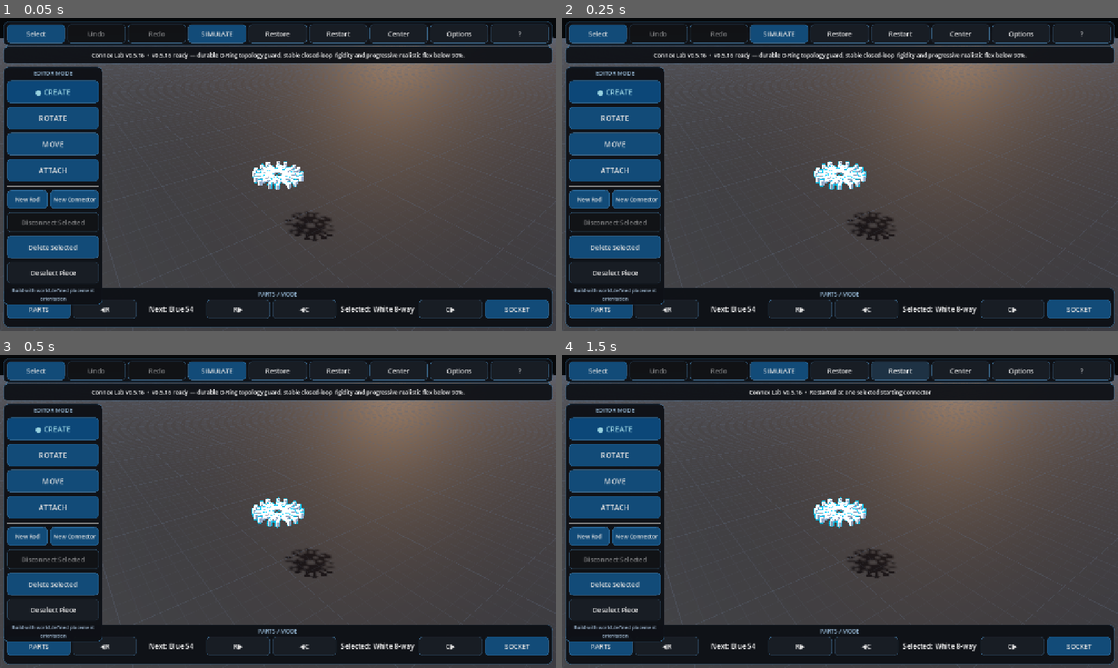
Above: before the commit, frames 1-4 (two rows, left to right).
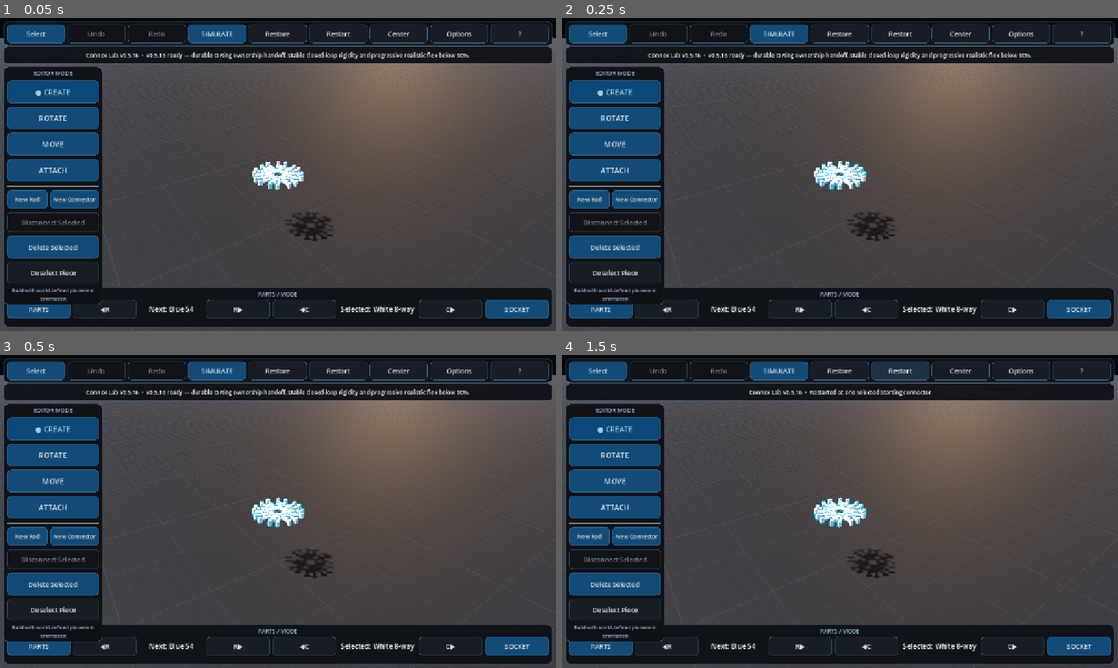
Above: after the commit, the same moments.

Repository: pixel375/connex
Game: Godot game, scene res://Main.tscn
Same seed, same stepped clock (60 frames per second), same inputs: the game is played once before the commit and once after it.
Inputs:
- Up to frame 1 (0.05 s): no input
- Up to frame 2 (0.25 s): no input
- Up to frame 3 (0.5 s): no input
- Up to frame 4 (1.5 s): click "Restart" at 0.5 s; click "Restart" at 1.25 s

The runs differ from the first frame. In frame 1, 0.8% of the frame differs, in the area x 15-85%, y 10-14%; in frame 2, 0.8%; in frame 3, 0.8%; in frame 4, nothing differs.

Commit message:
fix: hand off O-Ring ownership after hub tunnelling

Diff:
--- a/scripts/main_v073.gd
+++ b/scripts/main_v073.gd
@@ -3,8 +3,6 @@
 const VERSION_073 := "0.5.16"
 const STRUCTURE_FLEX_CURVE_POWER_V073 := 1.75
 const STRUCTURE_FLEX_RIGID_THRESHOLD_V073 := 90.0
-const AXLE_HUB_PASS_GUARD_SPACING_V073 := 0.62
-const AXLE_HUB_ORDER_EPS_V073 := 0.001
 
 var axle_order_groups_v073: Array = []
 var axle_order_guard_events_v073: int = 0
@@ -14,7 +12,7 @@
 	super._ready()
 	if update_status_v021 != null:
 		_set_update_status_v021("Current version: v%s" % VERSION_073)
-	_status("v0.5.16 ready — durable O-Ring topology guard, stable closed-loop rigidity and progressive realistic flex below 90%.")
+	_status("v0.5.16 ready — durable O-Ring ownership handoff, stable closed-loop rigidity and progressive realistic flex below 90%.")
 
 
 func _status(text: String) -> void:
@@ -64,11 +62,8 @@
 			continue
 		var is_cycle: bool = bool(joint.get_meta("sim_soft_socket_cycle_v064", false))
 		var applied_flex: float = cycle_relief if high_end and is_cycle else global_flex
-		# v0.5.15 was stable because ordinary fixed joints were never rewritten at
-		# the default high-rigidity setting. Jolt can materially change behavior
-		# when live 6DOF limits are written even when the numeric value remains 0.
-		# Preserve that exact path. We only touch an ordinary high-end joint when
-		# this helper previously made it flexible and must now restore it to fixed.
+		# Preserve the stable v0.5.15 high-end path: ordinary fixed joints do not
+		# get rewritten merely to set their already-zero angular limits to zero.
 		var prior_flex: float = float(joint.get_meta("sim_structure_flex_rad_v066", 0.0))
 		var must_write: bool = not high_end or is_cycle or absf(prior_flex) > 0.000001
 		if must_write:
@@ -98,13 +93,11 @@
 	var legacy_component: Array = _fixed_component_v020(connector, excluded_uid)
 	if legacy_component.is_empty():
 		legacy_component = [connector]
-	# Ordinary axle assemblies use exactly the proven v0.5.15 component path.
-	# Only fall back to host-excluding traversal when another fixed route really
-	# loops back to the host axle, the complex case this v0.5.16 safeguard exists
-	# to handle.
 	if not is_instance_valid(host_rod) or not (host_rod in legacy_component):
 		return legacy_component
 
+	# Only a complex fixed loop can put the host axle into the connector-side
+	# component. In that case traverse the same fixed graph but stop at host_rod.
 	var result: Array = []
 	var queue: Array = [connector]
 	var seen: Dictionary = {connector.get_instance_id(): true}
@@ -130,17 +123,14 @@
 
 
 # -----------------------------------------------------------------------------
-# Durable O-Ring stops without artificial per-hub floors
+# Durable O-Ring stops with event-driven boundary ownership
 #
-# Keep the stable nearest-hub ownership used by v0.5.15: only the lowest hub in
-# an O-Ring segment owns its lower boundary and only the highest owns its upper
-# boundary. Interior hubs stack through normal connector collision.
-#
-# The missing case from larger device builds was tunnelling: an interior hub can
-# pass completely through the current boundary owner in one physics step and is
-# then free to continue through the O-Ring. Record the original hub order and
-# correct only an actual post-step order reversal. Normal Jolt contact therefore
-# resolves ordinary hub collisions without custom pre-emptive velocity changes.
+# The proven v0.5.15 model gives only the outer AXLE hubs in an O-Ring segment
+# finite O-Ring/rod-end bounds; interior hubs stack by ordinary connector
+# collision. Rare high-energy Jolt steps can tunnel one hub through another.
+# Do not fight that by moving bodies or injecting velocity. If actual hub order
+# changes, hand the finite boundaries to the hubs that are now outermost. The
+# normal v0.5.15 stop solver then catches whichever hub reaches the O-Ring.
 # -----------------------------------------------------------------------------
 
 func _build_axle_stop_ranges_v070() -> void:
@@ -216,10 +206,10 @@
 			if segment < rings.size():
 				upper_boundary = float(rings[segment]) - O_RING_AXLE_CLEARANCE_V070
 
-			var ordered_guards: Array = []
+			var ordered_hubs: Array = []
 			for i in range(segment_axles.size()):
 				var axle := segment_axles[i] as Dictionary
-				var stop := {
+				axle_stop_ranges_v070.append({
 					"connector": axle.get("connector"),
 					"rod": rod,
 					"uid": int(axle.get("uid", -1)),
@@ -229,88 +219,101 @@
 					"segment": segment,
 					"segment_index": i,
 					"segment_size": segment_axles.size(),
-				}
-				axle_stop_ranges_v070.append(stop)
-				ordered_guards.append({
+				})
+				ordered_hubs.append({
 					"connector": axle.get("connector"),
 					"rod": rod,
 					"uid": int(axle.get("uid", -1)),
 				})
-			# With one or two hubs there is no interior hub that can bypass a
-			# boundary owner. Leave the proven v0.5.15 path completely untouched.
-			# The topology guard is reserved for 3+ hubs, where an interior hub
-			# genuinely has no O-Ring boundary of its own.
-			if ordered_guards.size() > 2:
+			if ordered_hubs.size() > 1:
 				axle_order_groups_v073.append({
 					"rod": rod,
-					"hubs": ordered_guards,
+					"hubs": ordered_hubs,
 					"segment": segment,
 					"lower": lower_boundary,
 					"upper": upper_boundary,
 				})
 
 
-func _hub_guard_axial_speed_v073(guard: Dictionary, axis: Vector3, rod: RigidBody3D) -> float:
-	var connector := guard.get("connector") as RigidBody3D
-	if not is_instance_valid(connector) or not is_instance_valid(rod):
-		return 0.0
-	return (connector.linear_velocity - rod.linear_velocity).dot(axis)
-
-
-func _guard_component_contains_v073(guard: Dictionary, body: RigidBody3D) -> bool:
-	if not is_instance_valid(body):
+func _current_hub_order_v073(group: Dictionary) -> Array:
+	var rod := group.get("rod") as RigidBody3D
+	var ordered: Array = (group.get("hubs", []) as Array).duplicate()
+	if not is_instance_valid(rod):
+		return ordered
+	ordered.sort_custom(func(a: Dictionary, b: Dictionary) -> bool:
+		var body_a := a.get("connector") as RigidBody3D
+		var body_b := b.get("connector") as RigidBody3D
+		if not is_instance_valid(body_a):
+			return false
+		if not is_instance_valid(body_b):
+			return true
+		return _rod_local_along_v070(body_a, rod) < _rod_local_along_v070(body_b, rod)
+	)
+	return ordered
+
+
+func _same_hub_order_v073(a: Array, b: Array) -> bool:
+	if a.size() != b.size():
 		return false
-	for value in _stop_component_v071(guard):
-		var member := value as RigidBody3D
-		if is_instance_valid(member) and member == body:
-			return true
-	return false
-
-
-# Leave ordinary approaching hubs entirely to Jolt. Pre-step prediction was
-# injecting velocity changes into attached assemblies before real contact and
-# could manufacture energy in the mixed O-Ring fixture.
-func _predict_axle_order_v073(_delta: float) -> void:
-	pass
-
-
-func _correct_axle_order_v073() -> void:
+	for i in range(a.size()):
+		if (a[i] as Dictionary).get("connector") != (b[i] as Dictionary).get("connector"):
+			return false
+	return true
+
+
+func _handoff_axle_stop_ownership_v073() -> bool:
 	if not simulating:
-		return
+		return false
+	var any_changed := false
 	for group_value in axle_order_groups_v073:
 		var group := group_value as Dictionary
 		var rod := group.get("rod") as RigidBody3D
 		if not is_instance_valid(rod):
 			continue
-		var axis: Vector3 = _rod_axis_v020(rod).normalized()
+		var previous: Array = group.get("hubs", []) as Array
+		var current: Array = _current_hub_order_v073(group)
+		if _same_hub_order_v073(previous, current):
+			continue
+		var segment: int = int(group.get("segment", 0))
+		var lower_boundary: float = float(group.get("lower", -INF))
 		var upper_boundary: float = float(group.get("upper", INF))
-		var hubs: Array = group.get("hubs", []) as Array
-		for i in range(hubs.size() - 1):
-			var low := hubs[i] as Dictionary
-			var high := hubs[i + 1] as Dictionary
-			var low_body := low.get("connector") as RigidBody3D
-			var high_body := high.get("connector") as RigidBody3D
-			if not is_instance_valid(low_body) or not is_instance_valid(high_body):
-				continue
-			if _guard_component_contains_v073(low, high_body) or _guard_component_contains_v073(high, low_body):
-				continue
-			var low_along: float = _rod_local_along_v070(low_body, rod)
-			var high_along: float = _rod_local_along_v070(high_body, rod)
-			if high_along >= low_along - AXLE_HUB_ORDER_EPS_V073:
-				continue
-			# A center-order reversal means collision tunnelling already occurred.
-			# Restore the upper hub just beyond physical overlap and match the lower
-			# hub's axial speed. This path is inactive during ordinary contact.
-			var target: float = low_along + AXLE_HUB_PASS_GUARD_SPACING_V073
-			if upper_boundary < INF:
-				target = minf(target, upper_boundary)
-			if target <= low_along:
-				target = low_along + AXLE_HUB_ORDER_EPS_V073
-			_shift_stop_component_v071(high, axis * (target - high_along))
-			var low_speed: float = _hub_guard_axial_speed_v073(low, axis, rod)
-			var high_speed: float = _hub_guard_axial_speed_v073(high, axis, rod)
-			_shift_component_velocity_v071(high, axis * (low_speed - high_speed))
-			axle_order_guard_events_v073 += 1
+
+		# Clear only this rod/segment's old finite ownership.
+		for stop_value in axle_stop_ranges_v070:
+			var stop := stop_value as Dictionary
+			if stop.get("rod") == rod and int(stop.get("segment", -999)) == segment:
+				stop["lower"] = -INF
+				stop["upper"] = INF
+				stop["segment_index"] = -1
+
+		# Reassign boundaries to the hubs that are physically outermost now.
+		for i in range(current.size()):
+			var hub_info := current[i] as Dictionary
+			var connector := hub_info.get("connector") as RigidBody3D
+			for stop_value in axle_stop_ranges_v070:
+				var stop := stop_value as Dictionary
+				if stop.get("rod") != rod or stop.get("connector") != connector or int(stop.get("segment", -999)) != segment:
+					continue
+				stop["segment_index"] = i
+				if i == 0:
+					stop["lower"] = lower_boundary
+				if i == current.size() - 1:
+					stop["upper"] = upper_boundary
+				break
+		group["hubs"] = current
+		axle_order_guard_events_v073 += 1
+		any_changed = true
+	return any_changed
+
+
+# There is deliberately no pre-step hub-order intervention. Normal connector
+# collision gets the first and only chance to resolve ordinary hub contact.
+func _predict_axle_order_v073(_delta: float) -> void:
+	pass
+
+
+func _correct_axle_order_v073() -> bool:
+	return _handoff_axle_stop_ownership_v073()
 
 
 func _predict_axle_stops_v071(delta: float) -> void:
@@ -319,8 +322,13 @@
 
 
 func _correct_axle_stop_positions_v071() -> void:
+	# First enforce whichever hubs currently own the two O-Ring/rod-end edges.
 	super._correct_axle_stop_positions_v071()
-	_correct_axle_order_v073()
+	# If Jolt actually tunnelled hubs through each other, transfer ownership
+	# without touching body transforms or velocities, then immediately enforce
+	# the same proven stop once for the newly outer hub.
+	if _correct_axle_order_v073():
+		super._correct_axle_stop_positions_v071()
 
 
 func _prepare_stable_simulation_graph() -> void:
